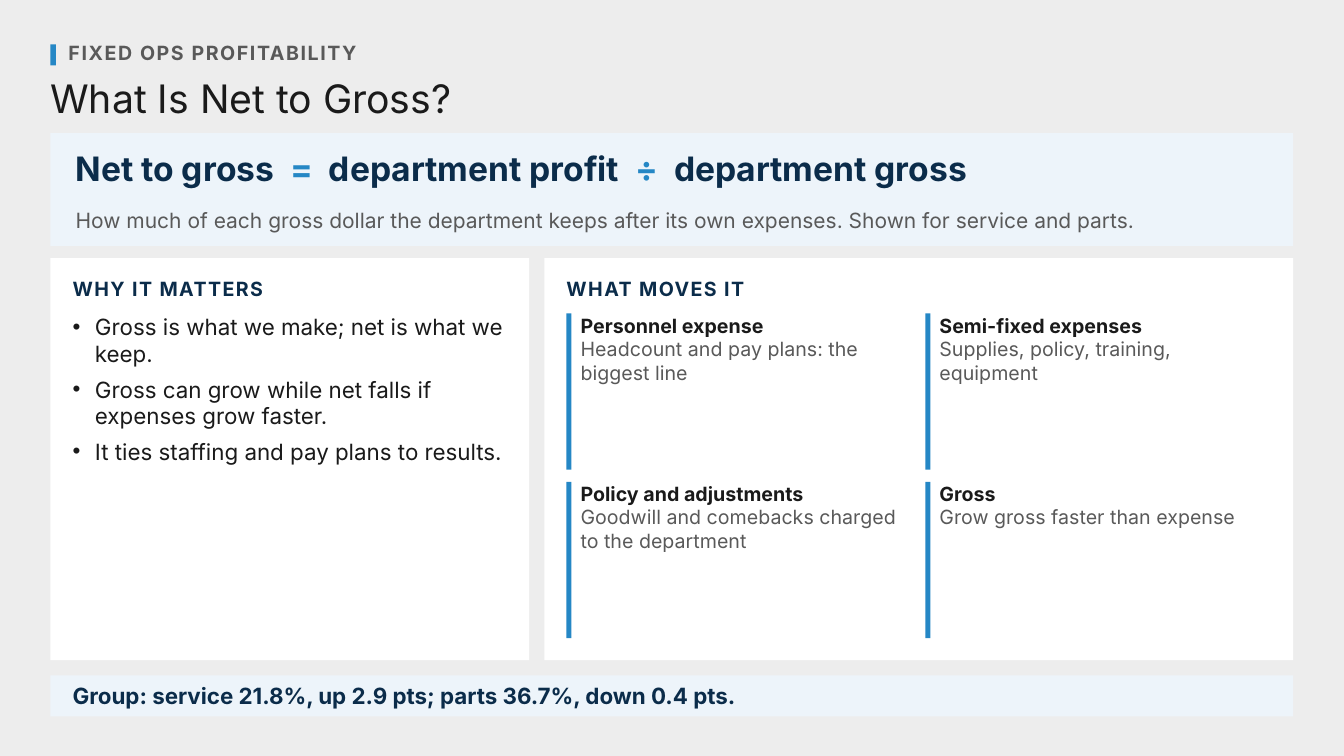
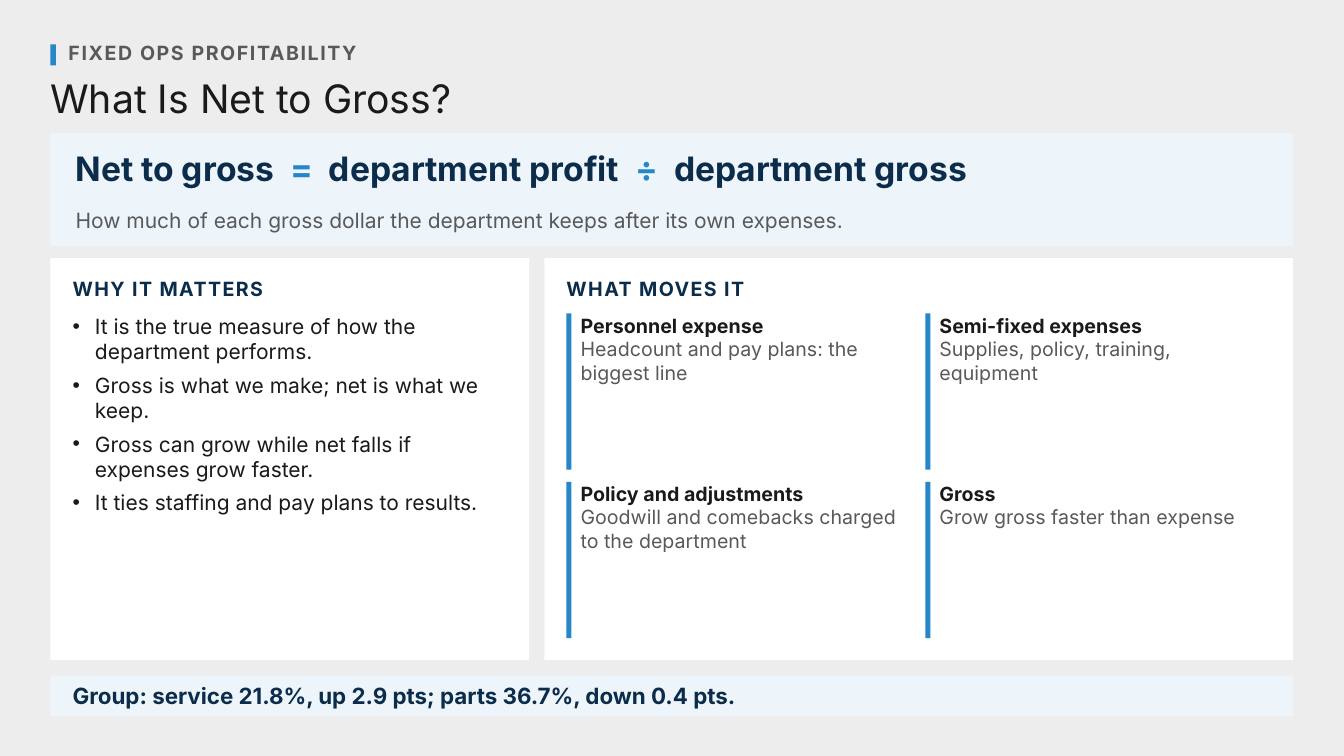
Before and after one commit to Ndresner/Noah, a slide deck: slide 25 of day2-deck/decks/Fixed Ops - Day 2 Example Test Deck.pptx. Drawn at 1344x756 pixels with LibreOffice and Linux fonts; fonts in the diff are those of the drawing. Boxes give left, top, right and bottom in pixels: in the first picture for what was removed or moved away, otherwise in the second. Text is boxed around its words. In the diff, an @@ line names an element or a change of style, - is before the commit and + after.

```diff
--- a/day2-deck/decks/Fixed Ops - Day 2 Example Test Deck.pptx
+++ b/day2-deck/decks/Fixed Ops - Day 2 Example Test Deck.pptx
@@ text at box(76, 212, 843, 233): text changed @@
-How much of each gross dollar the department keeps after its own expenses. Shown for service and parts.
+How much of each gross dollar the department keeps after its own expenses.
@@ text at box(95, 318, 416, 364): paragraph added @@
+• It is the true measure of how the department performs.
@@ text at box(95, 377, 478, 515): size 16 to 15 pt in "Gross is what we make; net is ...", "Gross can grow while net falls if ...", "It ties staffing and pay plans to ..." @@
```
Also in this commit, not shown: 6 other slides changed, 9 slides added, 15 slides removed, 9 other files.
